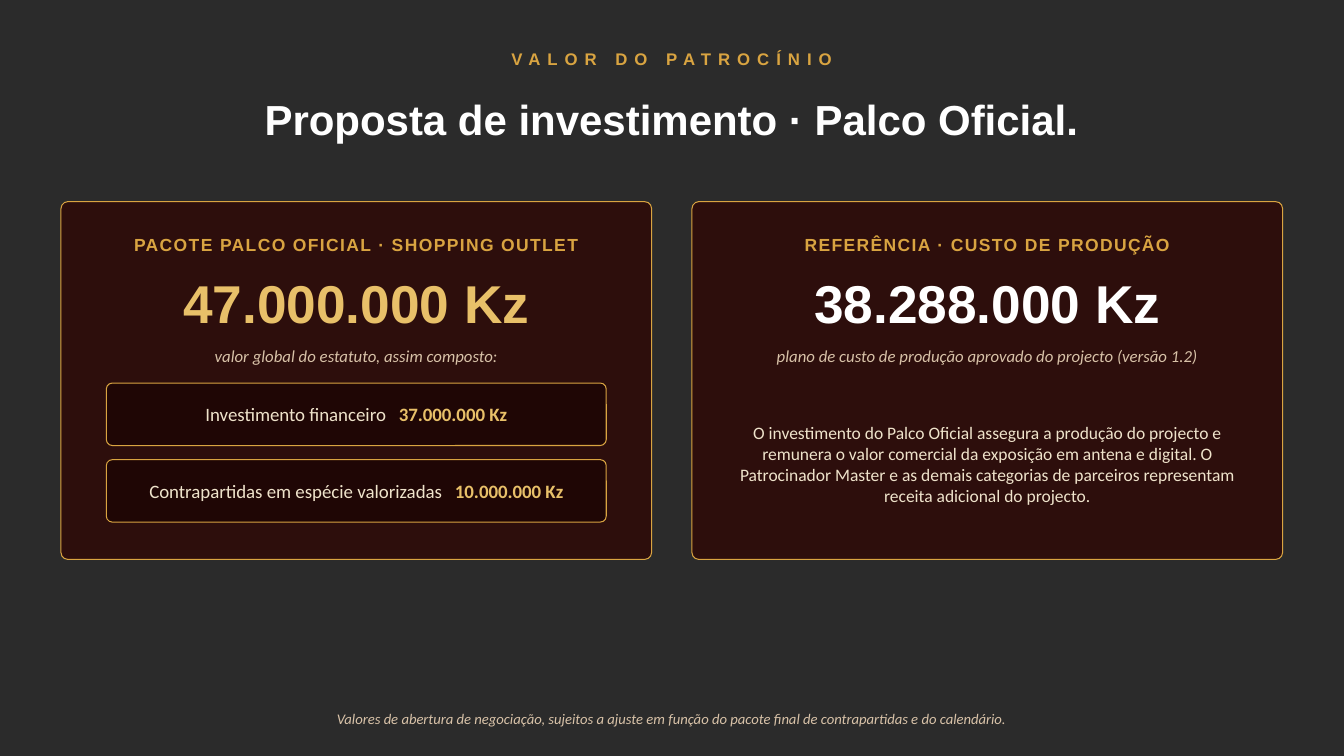
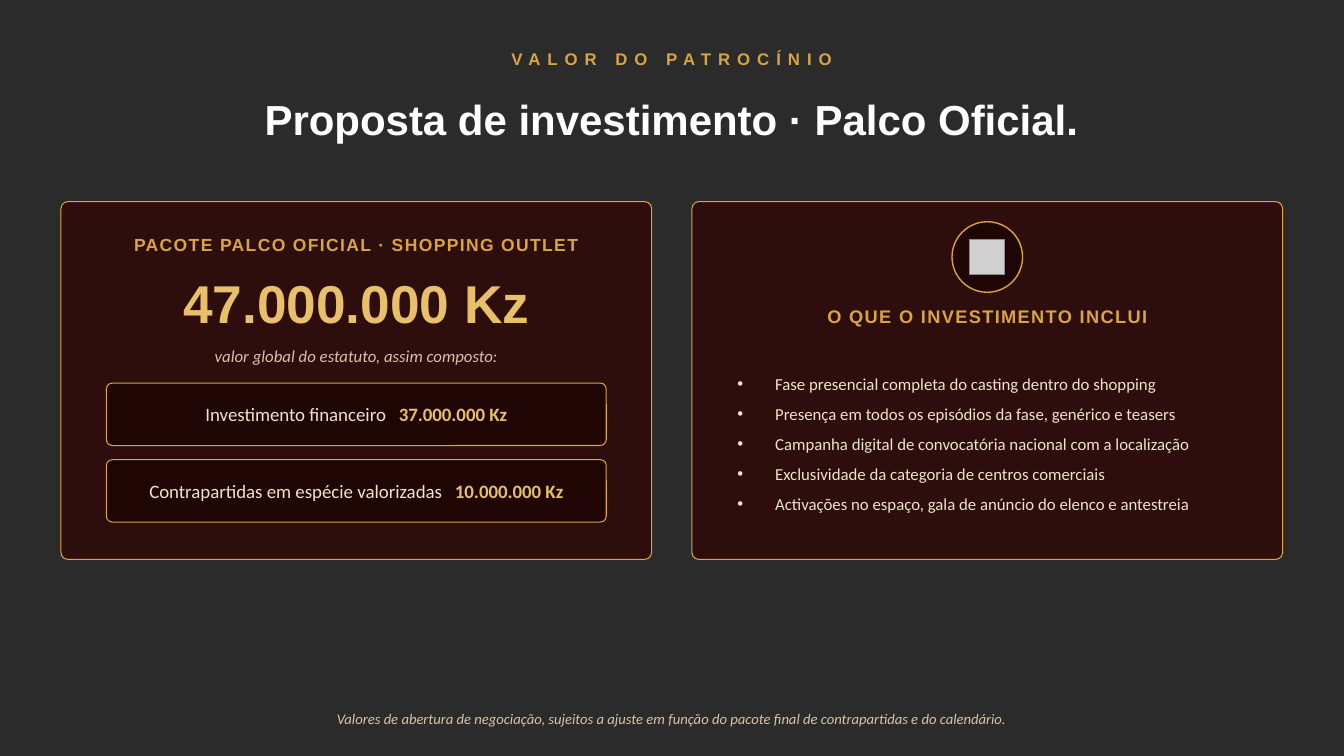
Before and after one commit to smvelloso/Redegirassol, a slide deck: slide 10 of projectos/A-Grande-Chance-2026-Shopping-Outlet.pptx. Drawn at 1344x756 pixels with LibreOffice and Linux fonts; fonts in the diff are those of the drawing; grey boxes stand for pictures; background and template pictures are left out; a plain dark background stands for a picture behind light text. Boxes give left, top, right and bottom in pixels: in the first picture for what was removed or moved away, otherwise in the second. Text is boxed around its words. In the diff, an @@ line names an element or a change of style, - is before the commit and + after.

```diff
--- a/projectos/A-Grande-Chance-2026-Shopping-Outlet.pptx
+++ b/projectos/A-Grande-Chance-2026-Shopping-Outlet.pptx
@@ text removed at [805, 239, 1170, 255] @@
-REFERÊNCIA · CUSTO DE PRODUÇÃO
@@ ellipse added at [953, 222, 1023, 292], fill #1F0605, outline #D9A441 1 pt @@
@@ picture added at [970, 240, 1005, 275] @@
@@ text removed at [814, 286, 1160, 324] @@
-38.288.000 Kz
@@ text at [827, 310, 1147, 327]: text changed; size 12 to 13 pt; font Calibri to Arial; text colour #D8C2A8 to #D9A441; bold on; italic off @@
-plano de custo de produção aprovado do projecto (versão 1.2)
+O QUE O INVESTIMENTO INCLUI
@@ text at [775, 378, 1189, 513]: text changed; size 12.5 to 12 pt @@
-O investimento do Palco Oficial assegura a produção do projecto e remunera o valor comercial da exposição em antena e digital. O Patrocinador Master e as demais categorias de parceiros representam receita adicional do projecto.
+• Fase presencial completa do casting dentro do shopping
+• Presença em todos os episódios da fase, genérico e teasers
+• Campanha digital de convocatória nacional com a localização
+• Exclusividade da categoria de centros comerciais
+• Activações no espaço, gala de anúncio do elenco e antestreia
```
Also in this commit, not shown: 1 other file.
